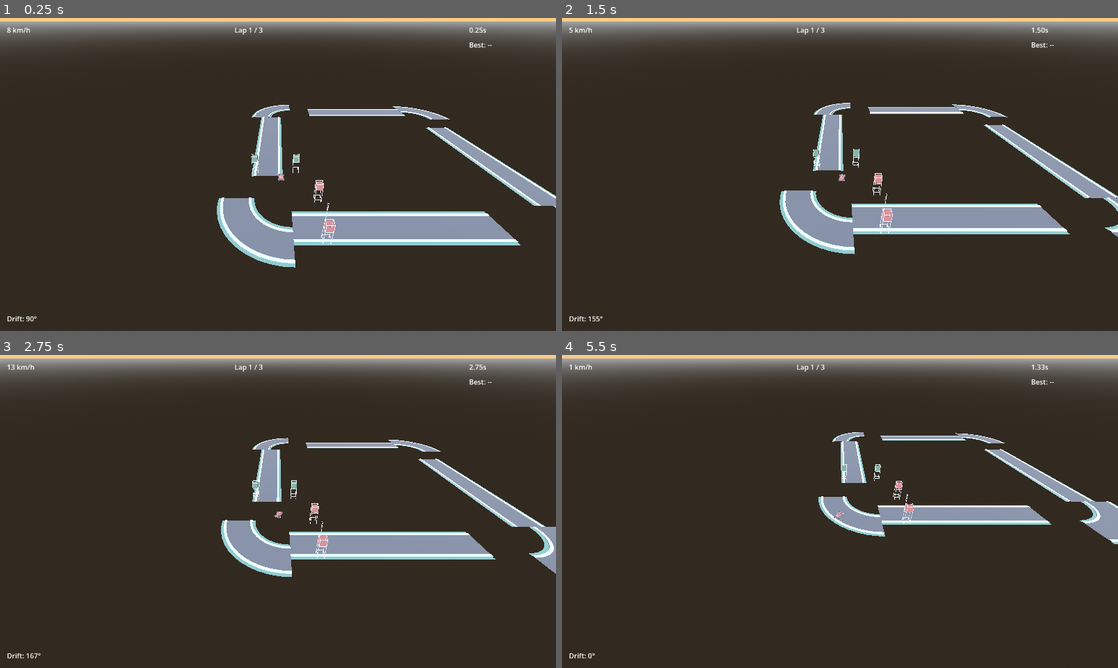
Above: before the commit, frames 1-4 (two rows, left to right).
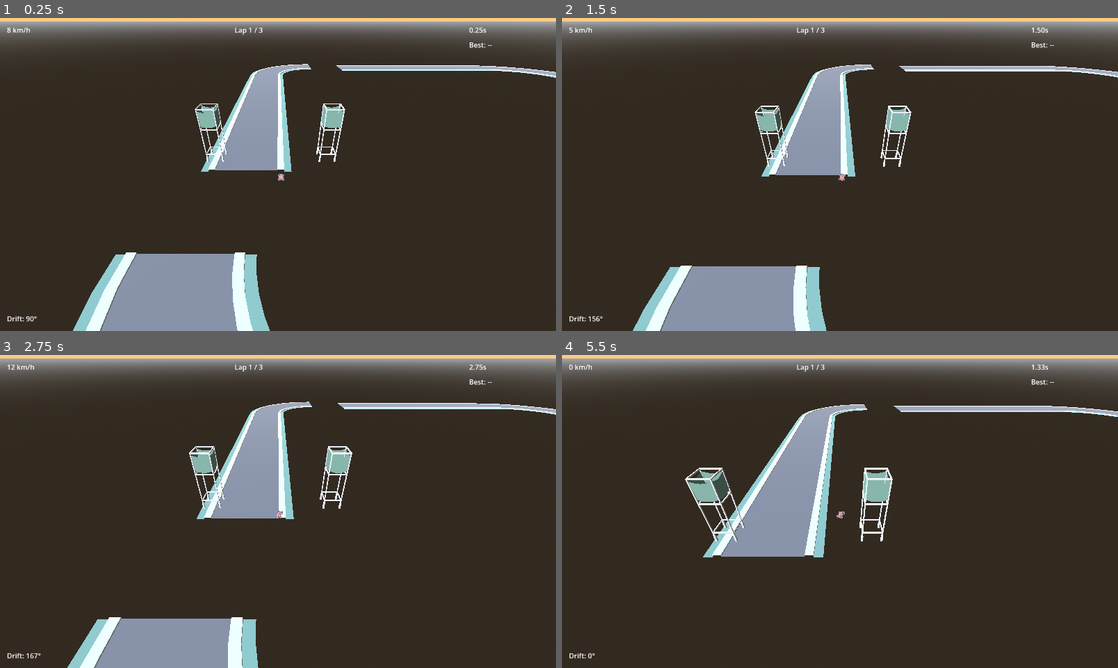
Above: after the commit, the same moments.

Repository: Westopoli/iCodeVRCamp
Game: Godot game, scene res://Main.tscn
Two runs of this game, one before a commit and one after it. Both use one fixed random seed, a clock stepped at 60 frames per second and the inputs below.
Inputs:
- Up to frame 1 (0.25 s): no input
- Up to frame 2 (1.5 s): hold D (steer_right) 0.53-1.28 s; hold W (throttle) 0.53-1.28 s; hold S (brake) from 1.28 s (still down); tap W (throttle) at 1.35 s
- Up to frame 3 (2.75 s): release S (brake) at 2.03 s; hold D (steer_right) from 2.03 s (still down); hold W (throttle) from 2.03 s (still down)
- Up to frame 4 (5.5 s): release W (throttle) at 2.78 s; tap W (throttle) at 2.85, 4.35 s; release D (steer_right) at 3.53 s; hold W (throttle) 3.53-4.28 s; hold A (steer_left) 3.53-5.03 s; tap R (reset) at 4.15 s; hold S (brake) from 5.03 s (still down); hold W (throttle) from 5.03 s (still down)

The runs differ from the first frame. In frame 1, 20% of the frame differs, in the area x 13-100%, y 14-100%; in frame 2, 18%; in frame 3, 17%; in frame 4, 13%.

Commit message:
D5 track-build rework M1: builder-owns-geometry + editable bake + 3x scale
Replace the broken runtime track (prefabs had no collision, leftover
_probe debug scattered pieces, ghost/start/finish unwired) with a
data-driven segment builder.

- track_builder.gd: walk LAYOUT, chain prefab Exit markers, flat-yaw
  cursor (no tilt/climb); bake owned/selectable nodes via owner_root;
  ROAD_SCALE=3.0 uniform size; triggers as Area3D mask=2 (car layer 2)
- 90_R: measured lane connector (entry x=0.5, exit z=-1.5, r=6m) via
  glb_lane.py -- fixes the 2m corner jog
- main.gd: @tool editor preview + Inspector rebuild_track bake button;
  runtime uses baked nodes; ghost record->playback wiring
- car.gd: body spawns rotated 180 (mesh + drive both face -Z); strip
  debug; start_point/begin_lap
- ghost.gd: dict-key snapshot access fix
- Main.tscn: drop hidden ground box, floating roads, mask-1 triggers
- BIBLE: log M1 rework, supersede D11/D13

Co-Authored-By: Claude Opus 4.8 <noreply@anthropic.com>

Diff:
--- a/Day5_Racing_Game/Main.tscn
+++ b/Day5_Racing_Game/Main.tscn
@@ -16,37 +16,37 @@
 background_mode = 2
 sky = SubResource("Sky_1")
 
-[node name="Main" type="Node3D"]
+[node name="Main" type="Node3D" unique_id=445058618]
 script = ExtResource("1_main")
 
-[node name="WorldEnvironment" type="WorldEnvironment" parent="."]
+[node name="WorldEnvironment" type="WorldEnvironment" parent="." unique_id=374902522]
 environment = SubResource("Environment_1")
 
-[node name="DirectionalLight3D" type="DirectionalLight3D" parent="."]
+[node name="DirectionalLight3D" type="DirectionalLight3D" parent="." unique_id=505870768]
 transform = Transform3D(0.866025, 0.353553, -0.353553, 0, 0.707107, 0.707107, 0.5, -0.612372, 0.612372, 0, 10, 0)
 
-[node name="Track" type="Node3D" parent="."]
+[node name="Track" type="Node3D" parent="." unique_id=711321253]
 script = ExtResource("2_track")
 
-[node name="StarterTrack" type="Node3D" parent="Track"]
+[node name="StarterTrack" type="Node3D" parent="Track" unique_id=804408894]
 
-[node name="Obstacles" type="Node3D" parent="Track"]
+[node name="Obstacles" type="Node3D" parent="Track" unique_id=676047813]
 
-[node name="Car" parent="." instance=ExtResource("4_car")]
+[node name="Car" parent="." unique_id=1445777937 instance=ExtResource("4_car")]
 transform = Transform3D(1, 0, 0, 0, 1, 0, 0, 0, 1, 0, 1, -2)
 
-[node name="CameraRig" type="Node3D" parent="."]
+[node name="CameraRig" type="Node3D" parent="." unique_id=1582697610]
 transform = Transform3D(1, 0, 0, 0, 1, 0, 0, 0, 1, 0, 15, 20)
 
-[node name="Camera3D" type="Camera3D" parent="CameraRig"]
+[node name="Camera3D" type="Camera3D" parent="CameraRig" unique_id=1632548952]
 transform = Transform3D(1, 0, 0, 0, 0.866025, 0.5, 0, -0.5, 0.866025, 0, 0, 0)
 
-[node name="GhostContainer" type="Node3D" parent="."]
+[node name="GhostContainer" type="Node3D" parent="." unique_id=1684182769]
 
-[node name="UI" type="CanvasLayer" parent="."]
+[node name="UI" type="CanvasLayer" parent="." unique_id=1095803485]
 script = ExtResource("3_hud")
 
-[node name="HUD" type="Control" parent="UI"]
+[node name="HUD" type="Control" parent="UI" unique_id=619349875]
 layout_mode = 3
 anchors_preset = 15
 anchor_right = 1.0
@@ -54,7 +54,7 @@
 grow_horizontal = 2
 grow_vertical = 2
 
-[node name="SpeedLabel" type="Label" parent="UI/HUD"]
+[node name="SpeedLabel" type="Label" parent="UI/HUD" unique_id=2104101209]
 layout_mode = 0
 offset_left = 16.0
 offset_top = 16.0
@@ -62,7 +62,7 @@
 offset_bottom = 50.0
 text = "Speed: 0"
 
-[node name="LapLabel" type="Label" parent="UI/HUD"]
+[node name="LapLabel" type="Label" parent="UI/HUD" unique_id=1322548963]
 layout_mode = 0
 anchor_left = 0.5
 anchor_right = 0.5
@@ -72,7 +72,7 @@
 offset_bottom = 50.0
 text = "Lap 1 / 3"
 
-[node name="CurrentTimeLabel" type="Label" parent="UI/HUD"]
+[node name="CurrentTimeLabel" type="Label" parent="UI/HUD" unique_id=1618895143]
 layout_mode = 0
 anchor_left = 1.0
 anchor_right = 1.0
@@ -82,7 +82,7 @@
 offset_bottom = 50.0
 text = "00.00"
 
-[node name="BestTimeLabel" type="Label" parent="UI/HUD"]
+[node name="BestTimeLabel" type="Label" parent="UI/HUD" unique_id=373442584]
 layout_mode = 0
 anchor_left = 1.0
 anchor_right = 1.0
@@ -92,7 +92,7 @@
 offset_bottom = 80.0
 text = "Best: --"
 
-[node name="DriftLabel" type="Label" parent="UI/HUD"]
+[node name="DriftLabel" type="Label" parent="UI/HUD" unique_id=893154421]
 layout_mode = 0
 anchor_top = 1.0
 anchor_bottom = 1.0
@@ -102,7 +102,7 @@
 offset_bottom = -16.0
 text = "Drift: 0"
 
-[node name="CountdownLabel" type="Label" parent="UI"]
+[node name="CountdownLabel" type="Label" parent="UI" unique_id=1404575348]
 visible = false
 anchors_preset = 8
 anchor_left = 0.5
@@ -116,7 +116,7 @@
 horizontal_alignment = 1
 vertical_alignment = 1
 
-[node name="RaceCompletePanel" type="Panel" parent="UI"]
+[node name="RaceCompletePanel" type="Panel" parent="UI" unique_id=206219461]
 visible = false
 anchors_preset = 8
 anchor_left = 0.5
@@ -128,7 +128,7 @@
 offset_right = 300.0
 offset_bottom = 150.0
 
-[node name="Label" type="Label" parent="UI/RaceCompletePanel"]
+[node name="Label" type="Label" parent="UI/RaceCompletePanel" unique_id=1118317503]
 layout_mode = 0
 anchor_right = 1.0
 anchor_bottom = 1.0
@@ -136,7 +136,7 @@
 horizontal_alignment = 1
 vertical_alignment = 1
 
-[node name="PausePanel" type="Panel" parent="UI"]
+[node name="PausePanel" type="Panel" parent="UI" unique_id=1470814096]
 visible = false
 anchors_preset = 8
 anchor_left = 0.5
@@ -148,7 +148,7 @@
 offset_right = 250.0
 offset_bottom = 80.0
 
-[node name="Label" type="Label" parent="UI/PausePanel"]
+[node name="Label" type="Label" parent="UI/PausePanel" unique_id=1971807110]
 layout_mode = 0
 anchor_right = 1.0
 anchor_bottom = 1.0
--- a/Day5_Racing_Game/car.gd
+++ b/Day5_Racing_Game/car.gd
@@ -30,9 +30,7 @@
 	if sim_config.has("mass"):
 		self.mass = sim_config["mass"]
 	var slot: Node = $VisualSlot if has_node("VisualSlot") else self
-	var visual: Node3D = preload("res://assets/kenney_racing/raceCarRed.glb").instantiate()
-	visual.rotate_y(PI)  # Kenney car mesh faces +Z; body forward is -Z. Flip mesh.
-	slot.add_child(visual)
+	slot.add_child(preload("res://assets/kenney_racing/raceCarRed.glb").instantiate())
 	if not is_in_group("car"):
 		add_to_group("car")
 
@@ -106,7 +104,9 @@
 func reset_position() -> void:
 	linear_velocity = Vector3.ZERO
 	angular_velocity = Vector3.ZERO
-	global_transform = Transform3D(Basis(), start_point)
+	# Body forward (throttle drive) is +Z for this wheel setup; rotate the whole
+	# car 180 so forward + mesh both point down the track (-Z) at the start.
+	global_transform = Transform3D(Basis(Vector3.UP, PI), start_point)
 	begin_lap()
 
 
--- a/Day5_Racing_Game/ghost.gd
+++ b/Day5_Racing_Game/ghost.gd
@@ -4,8 +4,7 @@
 var playback_t: float = 0.0
 
 func _ready() -> void:
-	var v: Node3D = preload("res://assets/kenney_racing/raceCarRed.glb").instantiate()
-	v.rotate_y(PI)  # match car.gd mesh flip (Kenney mesh faces +Z)
+	var v = preload("res://assets/kenney_racing/raceCarRed.glb").instantiate()
 	$VisualSlot.add_child(v)
 	_apply_transparency(v)
 
--- a/Day5_Racing_Game/main.gd
+++ b/Day5_Racing_Game/main.gd
@@ -11,6 +11,19 @@
 	"Straight_Long", "Straight_Long", "Straight_Short", "90_R",
 	"Straight_Long", "Straight_Long", "Finish", "90_R",
 ]
+
+# Toggle in the Inspector to (re)generate the track from LAYOUT as REAL, owned,
+# selectable nodes baked into Main.tscn. After baking you can drag / rotate /
+# delete individual pieces and checkpoints in the editor; edits persist (the game
+# uses whatever is baked). Re-toggle to regenerate a fresh layout.
+var _rebuild_flag: bool = false
+@export var rebuild_track: bool:
+	get:
+		return _rebuild_flag
+	set(value):
+		_rebuild_flag = false  # momentary button — never stays on, never auto-fires on load
+		if value and Engine.is_editor_hint() and is_inside_tree():
+			_bake_track()
 
 var paused: bool = false
 var _car_start := Transform3D.IDENTITY
@@ -27,16 +40,33 @@
 @onready var pause_panel: Panel = $UI/PausePanel
 
 
+func _bake_track() -> void:
+	# Generate owned nodes that save into the scene.
+	TrackBuilder.build(track, LAYOUT, get_tree().edited_scene_root)
+
+
 func _ready() -> void:
-	# Build the track in the editor too, so the layout is visible before play.
-	# Preview pieces are owner-less (not saved into Main.tscn) — they regenerate
-	# on every scene load / script reload.
-	var info := TrackBuilder.build(track, LAYOUT)
-	_car_start = info["car_start"]
-	_place_car()
+	var starter: Node = track.get_node_or_null("StarterTrack")
+	var already_baked: bool = starter != null and starter.get_child_count() > 0
 
 	if Engine.is_editor_hint():
+		# Show an owner-less preview only if nothing is baked yet, so an untouched
+		# scene isn't blank. Press the Inspector "Rebuild Track" toggle to commit
+		# real editable nodes.
+		if not already_baked:
+			TrackBuilder.build(track, LAYOUT)
+			_car_start = Transform3D.IDENTITY
+			_place_car()
 		return
+
+	# Runtime: drive whatever is in the scene. Use baked pieces if present,
+	# otherwise build a throwaway track so the game still runs.
+	if already_baked:
+		_car_start = starter.get_child(0).global_transform
+	else:
+		var info := TrackBuilder.build(track, LAYOUT)
+		_car_start = info["car_start"]
+	_place_car()
 
 	var ghost_scene: PackedScene = load("res://GhostCar.tscn")
 	ghost = ghost_scene.instantiate()
@@ -65,7 +95,8 @@
 
 func _place_car() -> void:
 	# Sit the car on the middle of the Start tile, facing -Z (into the track).
-	var spawn := _car_start.origin + Vector3(0, 1.0, -2.0)
+	# -Z offset = half a Start tile, scaled with the road.
+	var spawn := _car_start.origin + Vector3(0, 1.0, -2.0 * TrackBuilder.ROAD_SCALE)
 	if car.has_method("set_start_point"):
 		car.set_start_point(spawn)
 	if car.has_method("reset_position"):
--- a/Day5_Racing_Game/prefabs/90_R.tscn
+++ b/Day5_Racing_Game/prefabs/90_R.tscn
@@ -8,13 +8,13 @@
 [node name="Ninety_R" type="Node3D"]
 
 [node name="Road" parent="." instance=ExtResource("1")]
-transform = Transform3D(4, 0, 0, 0, 4, 0, 0, 0, 4, -4, 0, 0)
+transform = Transform3D(4, 0, 0, 0, 4, 0, 0, 0, 4, -2, 0, 0)
 
 [node name="Body" type="StaticBody3D" parent="."]
 
 [node name="CollisionShape3D" type="CollisionShape3D" parent="Body"]
-transform = Transform3D(1, 0, 0, 0, 1, 0, 0, 0, 1, 0, -0.2, -4)
+transform = Transform3D(1, 0, 0, 0, 1, 0, 0, 0, 1, 2, -0.2, -4)
 shape = SubResource("col")
 
 [node name="Exit" type="Marker3D" parent="."]
-transform = Transform3D(0, 0, -1, 0, 1, 0, 1, 0, 0, 4, 0, -4)
+transform = Transform3D(0, 0, -1, 0, 1, 0, 1, 0, 0, 6, 0, -6)
--- a/Day5_Racing_Game/track_builder.gd
+++ b/Day5_Racing_Game/track_builder.gd
@@ -10,15 +10,21 @@
 
 const PREFAB_DIR := "res://prefabs/"
 const TRIGGER_SIZE := Vector3(9, 4, 2)   # spans road width (4) + margin, low gate
+const ROAD_SCALE := 3.0   # uniform size multiplier for every road piece (width/length/height + spacing + triggers). Car is NOT scaled.
 
 # track_root: the Track Node3D (track.gd lives here). layout: Array[String] of
-# prefab names. Returns { car_start: Transform3D, pieces: Array, end: Transform3D }.
-static func build(track_root: Node3D, layout: Array) -> Dictionary:
+# prefab names. owner_root: when set, every spawned node is owned by it so the
+# track bakes into the scene as real, selectable, savable nodes (pass the edited
+# scene root). When null, nodes are owner-less preview (not saved).
+# Returns { car_start: Transform3D, pieces: Array, end: Transform3D }.
+static func build(track_root: Node3D, layout: Array, owner_root: Node = null) -> Dictionary:
 	var container: Node3D = track_root.get_node_or_null("StarterTrack")
 	if container == null:
 		container = Node3D.new()
 		container.name = "StarterTrack"
 		track_root.add_child(container)
+		if owner_root:
+			container.owner = owner_root
 	for c in container.get_children():
 		c.free()
 
@@ -34,7 +40,12 @@
 			continue
 		var inst: Node3D = packed.instantiate()
 		container.add_child(inst)
-		inst.global_transform = cursor
+		# Place at the cursor, uniformly scaled. The scaled basis enlarges the
+		# piece AND (via its Exit marker's scaled local offset) the spacing, so
+		# the whole track grows in every dimension from one constant.
+		inst.global_transform = Transform3D(cursor.basis.scaled(Vector3.ONE * ROAD_SCALE), cursor.origin)
+		if owner_root:
+			inst.owner = owner_root
 		placed.append(inst)
 		if i == 0:
 			car_start = cursor
@@ -53,22 +64,22 @@
 		else:
 			push_warning("TrackBuilder: '%s' has no Exit marker" % piece_name)
 
-	_spawn_triggers(track_root, placed, car_start)
+	_spawn_triggers(track_root, placed, car_start, owner_root)
 	return { "car_start": car_start, "pieces": placed, "end": cursor }
 
 
-static func _spawn_triggers(track_root: Node3D, placed: Array, car_start: Transform3D) -> void:
-	_make_area(track_root, "StartLine", car_start)
+static func _spawn_triggers(track_root: Node3D, placed: Array, car_start: Transform3D, owner_root: Node) -> void:
+	_make_area(track_root, "StartLine", car_start, owner_root)
 	var n: int = placed.size()
 	if n < 4:
 		return
 	var idxs := [int(n * 0.25), int(n * 0.5), int(n * 0.75)]
 	for j in 3:
 		var p: Node3D = placed[idxs[j]]
-		_make_area(track_root, "Checkpoint%d" % (j + 1), p.global_transform)
+		_make_area(track_root, "Checkpoint%d" % (j + 1), p.global_transform, owner_root)
 
 
-static func _make_area(track_root: Node3D, node_name: String, xform: Transform3D) -> void:
+static func _make_area(track_root: Node3D, node_name: String, xform: Transform3D, owner_root: Node) -> void:
 	var existing := track_root.get_node_or_null(node_name)
 	if existing:
 		existing.free()
@@ -77,12 +88,15 @@
 	area.collision_layer = 0
 	area.collision_mask = 2   # car is on layer 2 (Car.tscn collision_layer = 2)
 	track_root.add_child(area)
-	# Lift the gate so its box straddles the road surface.
-	var t := xform
-	t.origin += Vector3(0, 1.5, 0)
-	area.global_transform = t
+	# Lift the gate so its box straddles the road surface. Strip any inherited
+	# scale from the source transform; scale the box explicitly instead so the
+	# gate spans the (now wider) road uniformly.
+	area.global_transform = Transform3D(xform.basis.orthonormalized(), xform.origin + Vector3(0, 1.5, 0))
 	var cs := CollisionShape3D.new()
 	var box := BoxShape3D.new()
-	box.size = TRIGGER_SIZE
+	box.size = TRIGGER_SIZE * ROAD_SCALE
 	cs.shape = box
 	area.add_child(cs)
+	if owner_root:
+		area.owner = owner_root
+		cs.owner = owner_root
Not shown: 1 places in Day5_Racing_Game/Main.tscn that only renumber resources
Not shown, changed: Day5_Racing_Game/assets/kenney_racing/flagCheckers_checkers.png.import
Not shown, changed: BIBLE.md
Not shown, added: _balance/Day5/glb_lane.py
